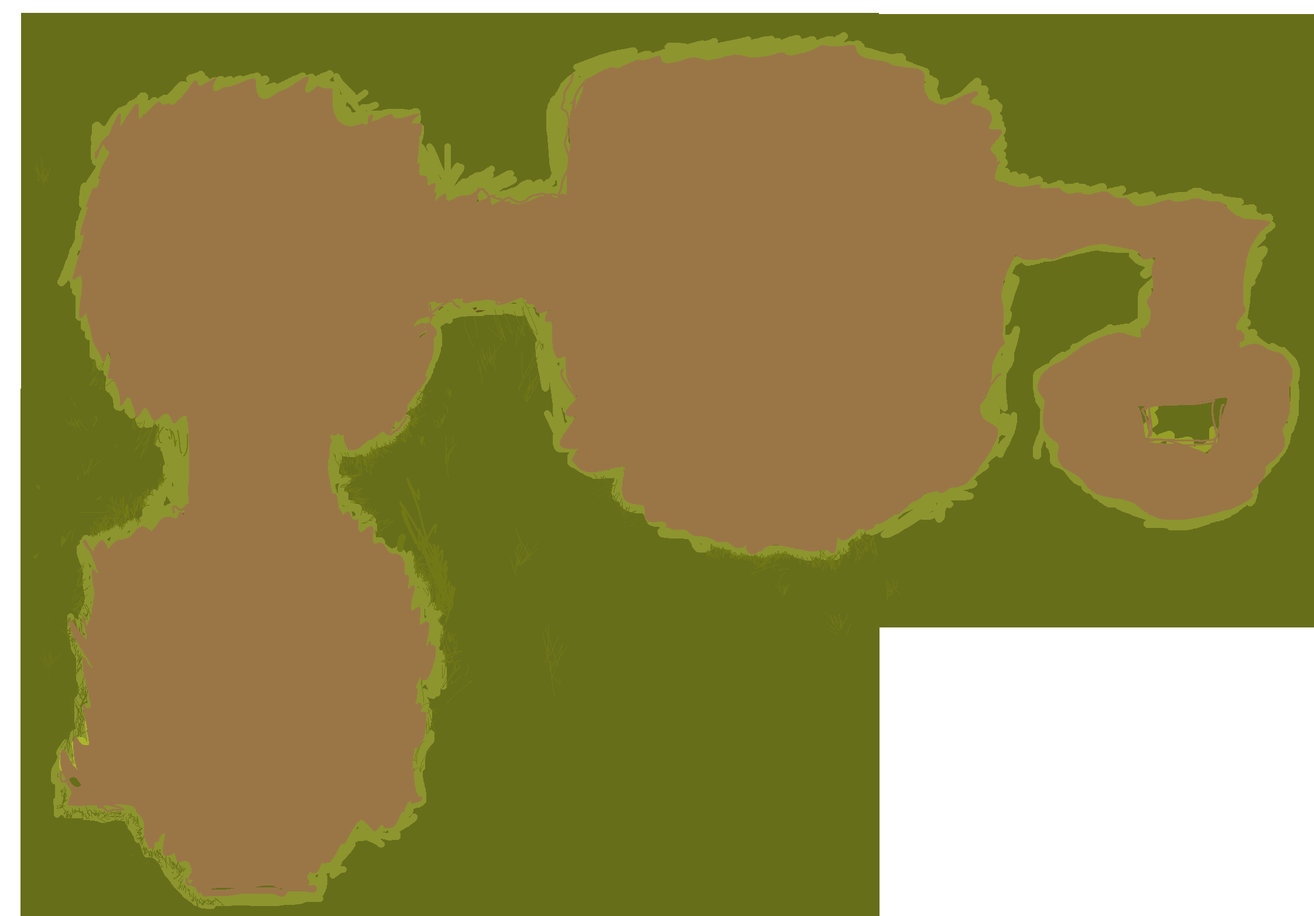
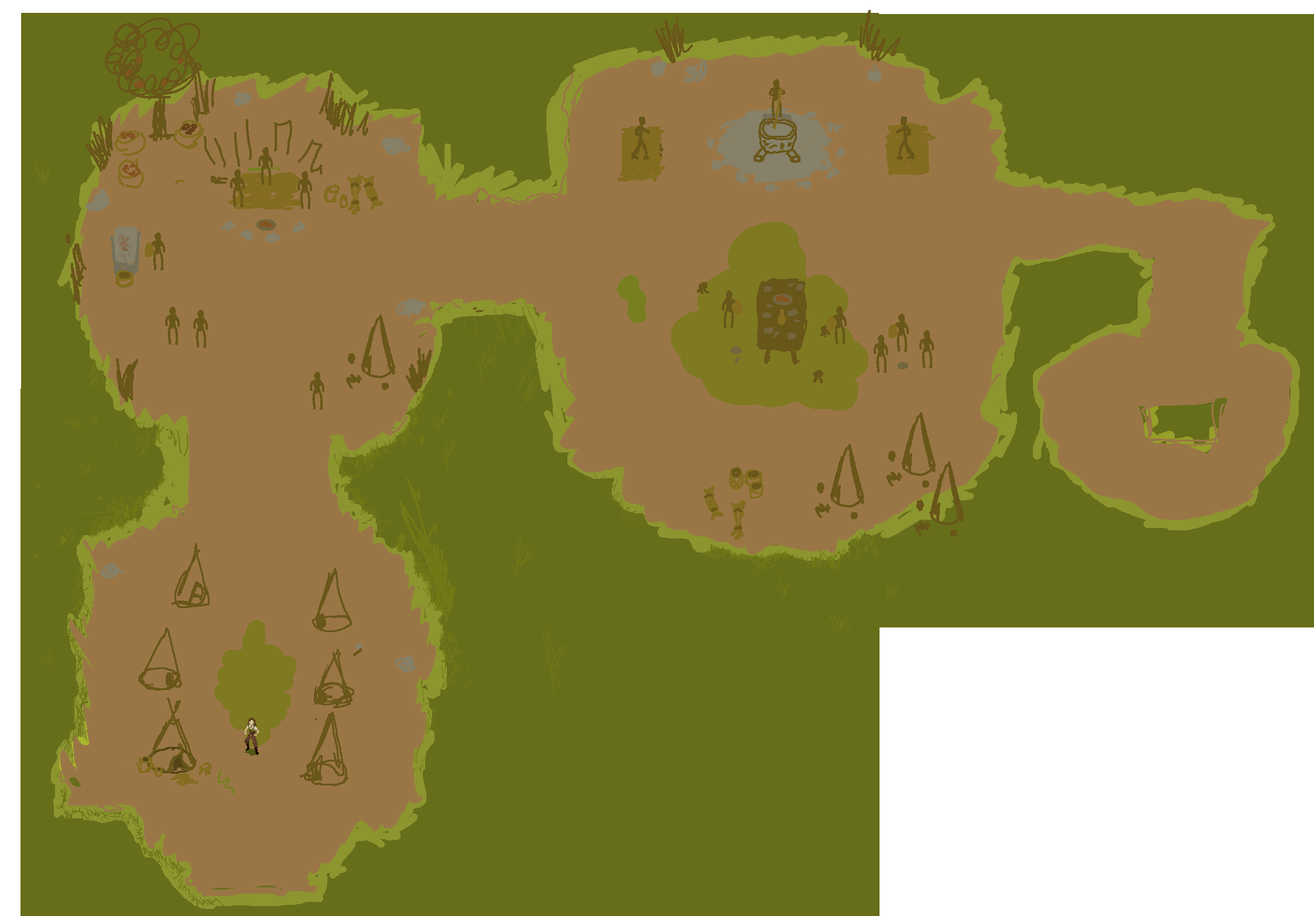
The second w=1314, h=916 image is a revision of the first. Changes to its layers:
showed "personagem" over box(244, 717, 261, 756)
showed group "cooking room" (20 layers) over box(617, 9, 964, 541)
showed group "parte de baixo" (7 layers) over box(703, 412, 964, 541)
showed "Layer 28" over box(729, 499, 747, 541)
showed "Layer 27" over box(703, 485, 724, 521)
showed "Layer 26" over box(914, 461, 964, 537)
showed "Layer 25" over box(814, 443, 865, 520)
showed "Layer 24" over box(886, 412, 936, 488)
showed "Layer 23" over box(728, 466, 764, 499)
showed "vaso" over box(744, 469, 763, 488)
showed group "pessoas banquete" (7 layers) over box(631, 79, 934, 373)
showed "jarro mesa" over box(777, 309, 786, 325)
showed "pratos" over box(730, 283, 908, 370)
showed "Layer 18" over box(650, 9, 901, 384)
showed group "chefe room" (12 layers) over box(65, 17, 647, 747)
showed group "acampamento" (7 layers) over box(121, 543, 355, 794)
